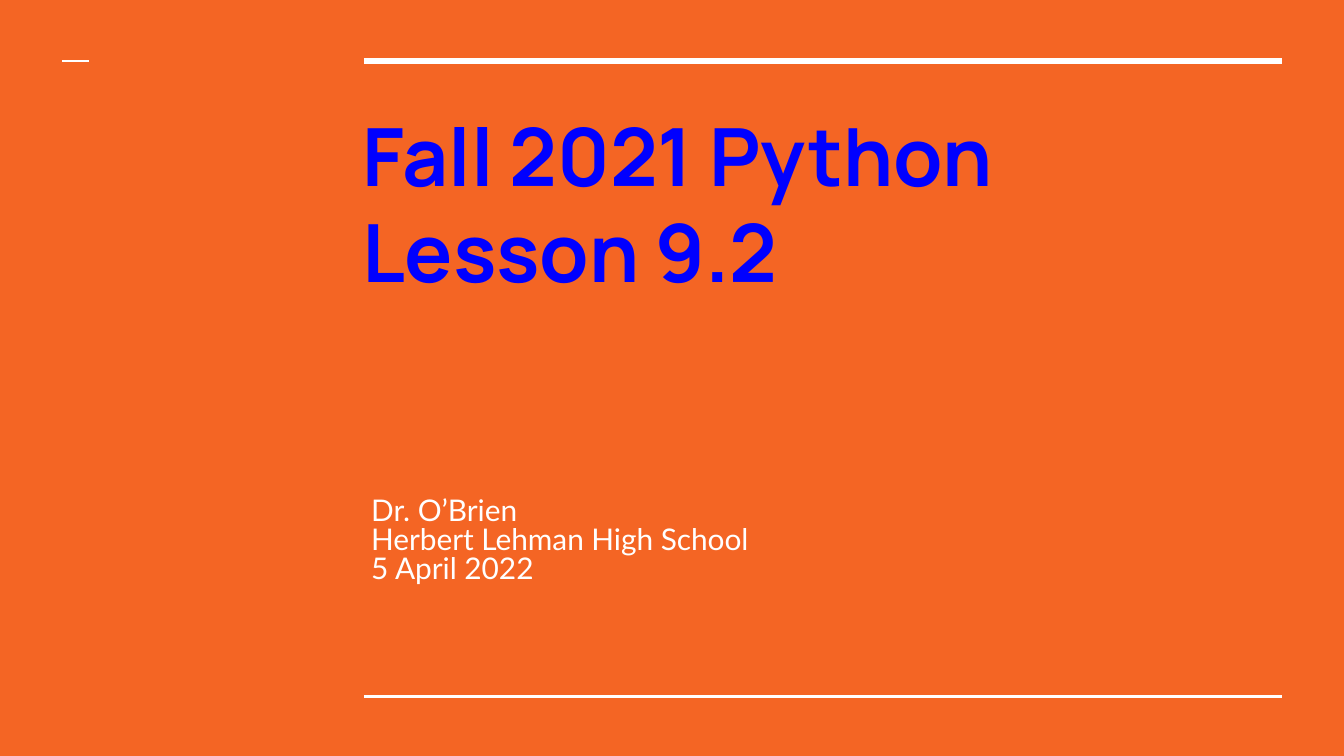
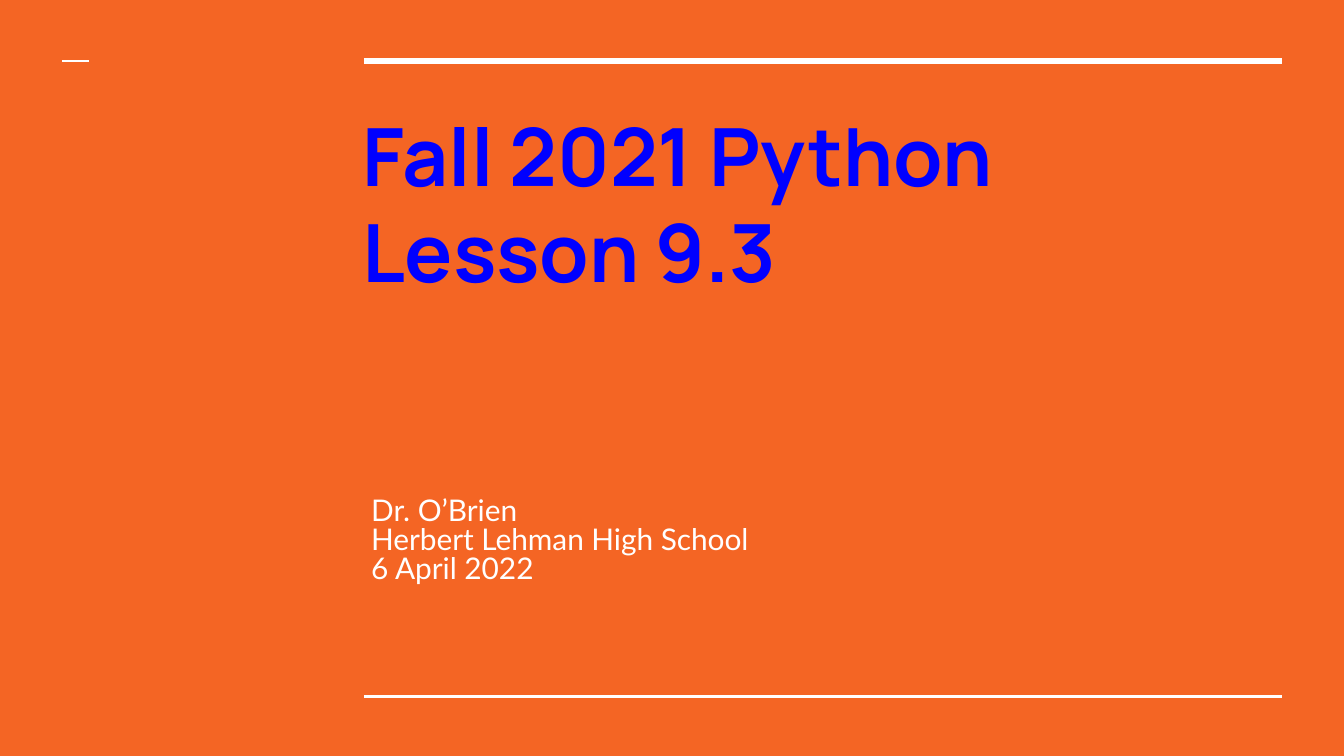
Before and after one commit to cobrien87/work, a slide deck: slide 1 of print/python2_9_02.pptx. Drawn at 1344x756 pixels with LibreOffice and Linux fonts; fonts in the diff are those of the drawing; background and template pictures are left out. Boxes give left, top, right and bottom in pixels: in the first picture for what was removed or moved away, otherwise in the second. Text is boxed around its words. In the diff, an @@ line names an element or a change of style, - is before the commit and + after.

```diff
--- a/print/python2_9_02.pptx
+++ b/print/python2_9_02.pptx
@@ title at bbox=[362, 223, 776, 284]: text changed @@
-Lesson 9.2
+Lesson 9.3
@@ subtitle at bbox=[371, 557, 533, 584]: text changed @@
-5 April 2022
+6 April 2022
```
Also in this commit, not shown: 4 other slides changed, 1 slide added, 1 slide removed, 17 other files.
